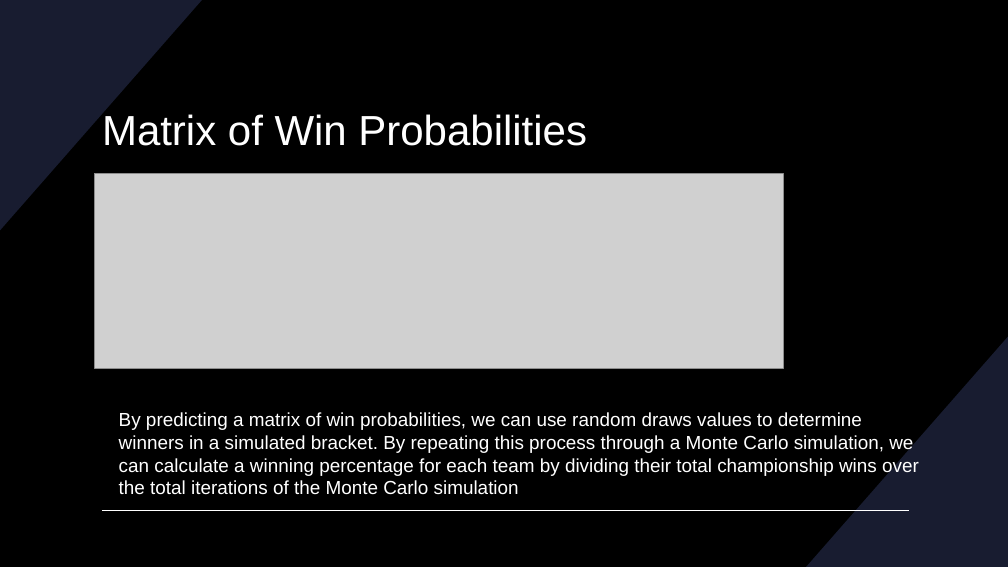
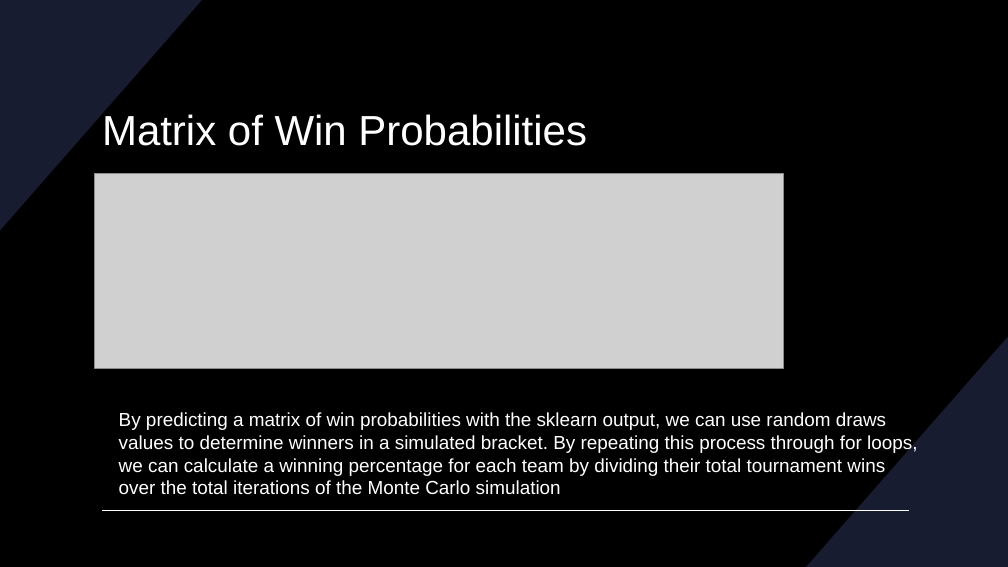
Before and after one commit to crawleyliam/NBA_playoff_bracket, a slide deck: slide 8 of NBA Playoff Powerpoint.pptx (slide 6 before the commit). Drawn at 1008x567 pixels with LibreOffice and Linux fonts; fonts in the diff are those of the drawing; grey boxes stand for pictures. Boxes give left, top, right and bottom in pixels: in the first picture for what was removed or moved away, otherwise in the second. Text is boxed around its words. In the diff, an @@ line names an element or a change of style, - is before the commit and + after.

```diff
--- a/NBA Playoff Powerpoint.pptx
+++ b/NBA Playoff Powerpoint.pptx
@@ text at (x1=119, y1=412, x2=917, y2=495): text changed @@
-By predicting a matrix of win probabilities, we can use random draws values to determine winners in a simulated bracket. By repeating this process through a Monte Carlo simulation, we can calculate a winning percentage for each team by dividing their total championship wins over the total iterations of the Monte Carlo simulation
+By predicting a matrix of win probabilities with the sklearn output, we can use random draws values to determine winners in a simulated bracket. By repeating this process through for loops, we can calculate a winning percentage for each team by dividing their total tournament wins over the total iterations of the Monte Carlo simulation
```
Also in this commit, not shown: 1 other slide changed, 4 slides added, 1 slide removed.
